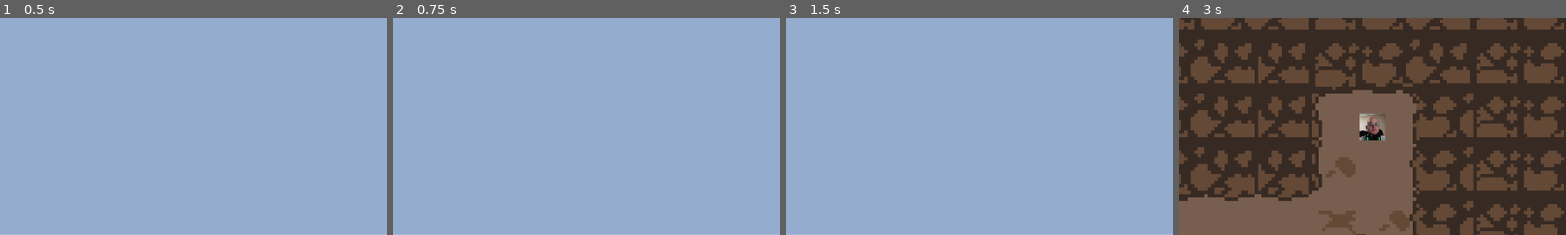
Above: before the commit, frames 1-4 (left to right).
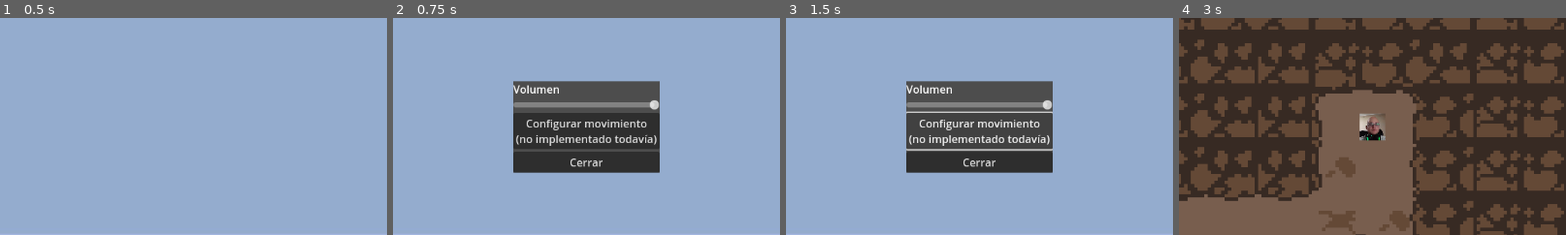
Above: after the commit, the same moments.

Repository: RubenArCol/proyecto_rpg_2024_25
Game: Godot game, scene res://recursos_proyecto_godot/maps/menu.tscn
Two runs of this game, one before a commit and one after it. Both use one fixed random seed, a clock stepped at 60 frames per second and the inputs below.
Inputs (mouse positions are % of the whole screen's width and height, from its top left):
- Up to frame 1 (0.5 s): no input
- Up to frame 2 (0.75 s): click "Opciones" at 0.5 s
- Up to frame 3 (1.5 s): click (50, 51) at 1.25 s, where only the run after the commit has a clickable "Configurar movimiento (no imp…"
- Up to frame 4 (3 s): click (50, 58) at 2 s, where only the run after the commit has a clickable "Cerrar"; click "Nueva Partida" at 2.75 s
The pictures show only the part of the screen within x 25-75%, y 25-75%; the shares and areas given below are measured in that part.

Frame 1 is identical in both runs. In frame 2, 16% of the frame differs, in the area x 31-69%, y 29-72%; in frame 3, 16%; in frame 4, nothing differs.

Commit message:
feat/fixed menu

Diff:
--- a/ffiii/project.godot
+++ b/ffiii/project.godot
@@ -61,3 +61,8 @@
 "events": [Object(InputEventKey,"resource_local_to_scene":false,"resource_name":"","device":-1,"window_id":0,"alt_press …(195 unchanged characters)…
 ]
 }
+interaction={
+"deadzone": 0.5,
+"events": [Object(InputEventKey,"resource_local_to_scene":false,"resource_name":"","device":-1,"window_id":0,"alt_pressed":false,"shift_pressed":false,"ctrl_pressed":false,"meta_pressed":false,"pressed":false,"keycode":0,"physical_keycode":32,"key_label":0,"unicode":32,"location":0,"echo":false,"script":null)
+]
+}
--- a/ffiii/recursos_proyecto_godot/Scripts/menu.gd
+++ b/ffiii/recursos_proyecto_godot/Scripts/menu.gd
@@ -1,10 +1,31 @@
 extends Control
 
+@onready var main_menu = $VBoxContainer
+@onready var options_popup = $OptionsPopup
+@onready var volume_slider = $OptionsPopup/vboxOpciones/sldVolumen
+@onready var vbox_options = $OptionsPopup/vboxOpciones
+
 func _ready():
-	$VBoxContainer/btnInicio.grab_focus()
+	main_menu.get_child(0).grab_focus()
 
 func _on_btn_inicio_pressed() -> void:
 	get_tree().change_scene_to_file("res://recursos_proyecto_godot/maps/firstCave.tscn")
 
+
+func _interact_button(event: InputEvent) -> void:
+	if event.is_action_pressed("interaction"):
+		var focused = get_tree().get_focus_owner()  # obtains selected node
+		if focused and focused.is_class("Button"):  # if its a button the interact button acts as "enter"
+			focused.emit_signal("pressed")
+
 func _on_btn_salir_pressed() -> void:
 	get_tree().quit()
+
+func _on_btn_opciones_pressed() -> void:
+	options_popup.popup_centered()
+
+func _on_sld_volumen_value_changed(value: float) -> void:
+	AudioServer.set_bus_volume_db(AudioServer.get_bus_index("Master"), value)
+
+func _on_btn_cerrar_pressed() -> void:
+	options_popup.hide()
--- a/ffiii/recursos_proyecto_godot/maps/menu.tscn
+++ b/ffiii/recursos_proyecto_godot/maps/menu.tscn
@@ -42,8 +42,37 @@
 layout_mode = 2
 text = "Salir"
 
+[node name="OptionsPopup" type="Popup" parent="."]
+
+[node name="vboxOpciones" type="VBoxContainer" parent="OptionsPopup"]
+offset_right = 40.0
+offset_bottom = 40.0
+
+[node name="txtVolumen" type="Label" parent="OptionsPopup/vboxOpciones"]
+layout_mode = 2
+text = "Volumen"
+
+[node name="sldVolumen" type="HSlider" parent="OptionsPopup/vboxOpciones"]
+layout_mode = 2
+min_value = -80.0
+max_value = 0.0
+
+[node name="btnMovimiento" type="Button" parent="OptionsPopup/vboxOpciones"]
+layout_mode = 2
+text = "Configurar movimiento
+(no implementado todavía)"
+
+[node name="btnCerrar" type="Button" parent="OptionsPopup/vboxOpciones"]
+layout_mode = 2
+text = "Cerrar
+"
+
 [node name="Audio" parent="." instance=ExtResource("3_htms1")]
 stream = ExtResource("4_h8jdl")
 
 [connection signal="pressed" from="VBoxContainer/btnInicio" to="." method="_on_btn_inicio_pressed"]
+[connection signal="pressed" from="VBoxContainer/btnOpciones" to="." method="_on_btn_opciones_pressed"]
 [connection signal="pressed" from="VBoxContainer/btnSalir" to="." method="_on_btn_salir_pressed"]
+[connection signal="value_changed" from="OptionsPopup/vboxOpciones/sldVolumen" to="." method="_on_sld_volumen_value_changed"]
+[connection signal="pressed" from="OptionsPopup/vboxOpciones/btnMovimiento" to="." method="_on_btn_movimiento_pressed"]
+[connection signal="pressed" from="OptionsPopup/vboxOpciones/btnCerrar" to="." method="_on_btn_cerrar_pressed"]
